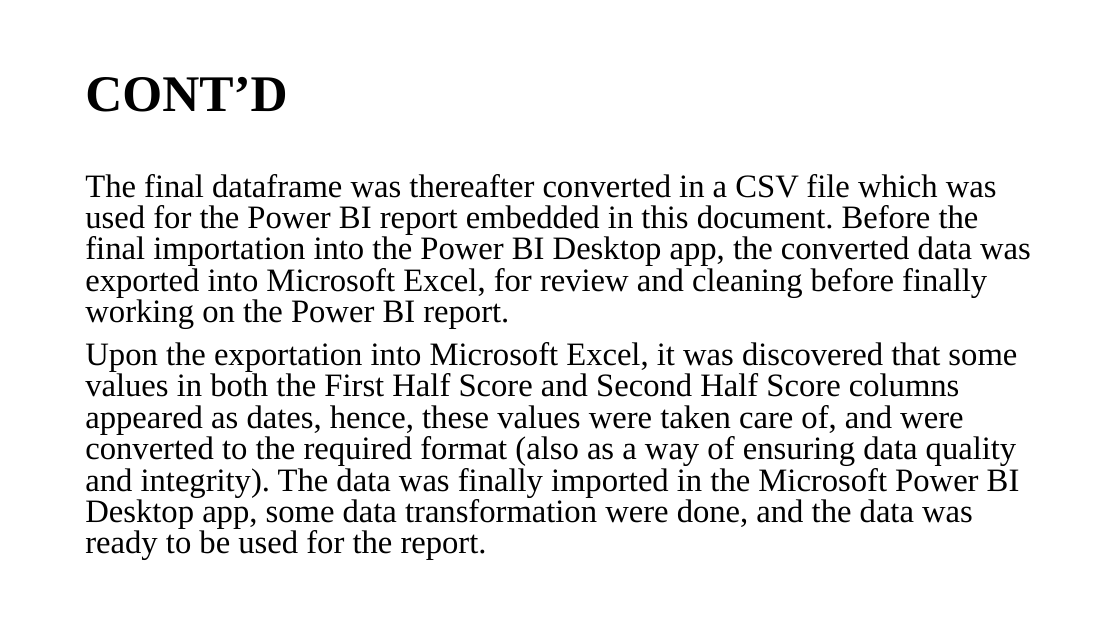
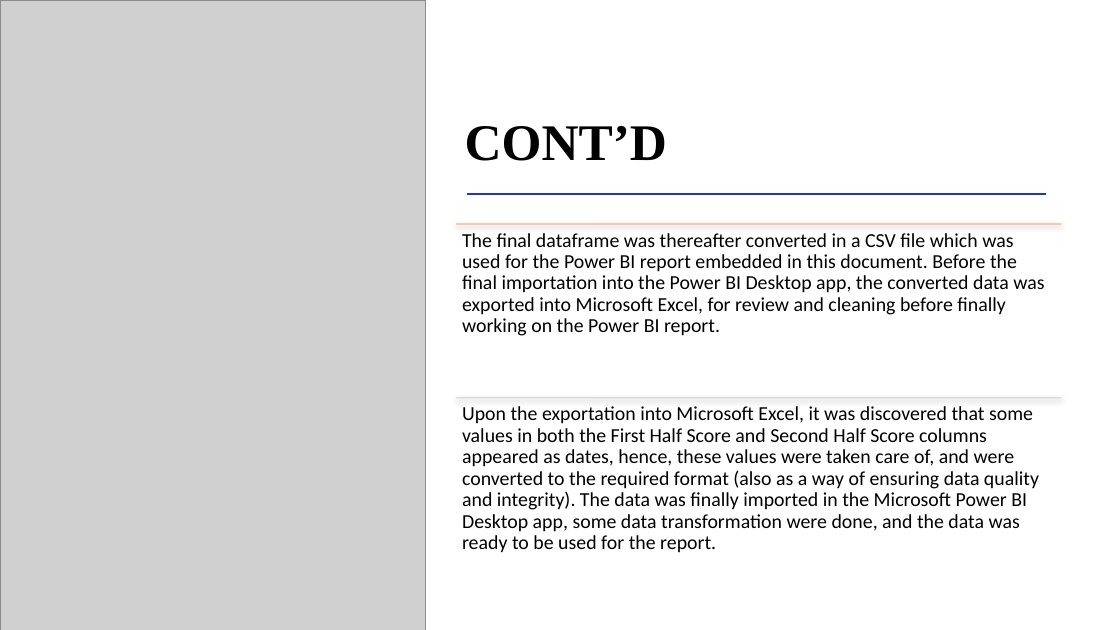
Before and after one commit to Behordeun/Scrapping-Data-from-FlashScore, a slide deck: slide 5 of England Premier League 2022_2023 Season.pptx. Drawn at 1120x630 pixels with LibreOffice and Linux fonts; fonts in the diff are those of the drawing; grey boxes stand for pictures. Boxes give left, top, right and bottom in pixels: in the first picture for what was removed or moved away, otherwise in the second. Text is boxed around its words. In the diff, an @@ line names an element or a change of style, - is before the commit and + after.

```diff
--- a/England Premier League 2022_2023 Season.pptx
+++ b/England Premier League 2022_2023 Season.pptx
@@ picture added at bbox=[0, 0, 426, 630] @@
@@ title "CONT’D": place and size @@
-title "CONT’D" at bbox=[85, 77, 287, 112]
+title "CONT’D" at bbox=[465, 126, 667, 161]
@@ title "CONT’D" at bbox=[465, 126, 667, 161]: vertical alignment middle to bottom @@
@@ text at bbox=[85, 174, 1031, 328]: paragraph removed @@
-The final dataframe was thereafter converted in a CSV file which was used for the Power BI report embedded in this document. Before the final importation into the Power BI Desktop app, the converted data was exported into Microsoft Excel, for review and cleaning before finally working on the Power BI report.
@@ line added from (467, 194) to (1047, 194), #1D37CE 1.5 pt @@
@@ line added from (456, 224) to (1061, 224), #ED7D31 0.5 pt @@
@@ text added at bbox=[462, 233, 1044, 336], 17 pt, text #000000 @@
+The final dataframe was thereafter converted in a CSV file which was used for the Power BI report embedded in this document. Before the final importation into the Power BI Desktop app, the converted data was exported into Microsoft Excel, for review and cleaning before finally working on the Power BI report.
@@ text "Upon the exportation into Microsoft ...": place and size @@
-text "Upon the exportation into Microsoft ..." at bbox=[85, 174, 1031, 560]
+text "Upon the exportation into Microsoft ..." at bbox=[462, 406, 1039, 553]
@@ text "Upon the exportation into Microsoft ..." at bbox=[462, 406, 1039, 553]: size 28 to 17 pt, font Times New Roman to Calibri; line spacing 0.8 to 0.9; less space between paragraphs @@
@@ line added from (456, 398) to (1061, 398), #A5A5A5 0.5 pt @@
```
Also in this commit, not shown: 6 other slides changed, 2 other files.
